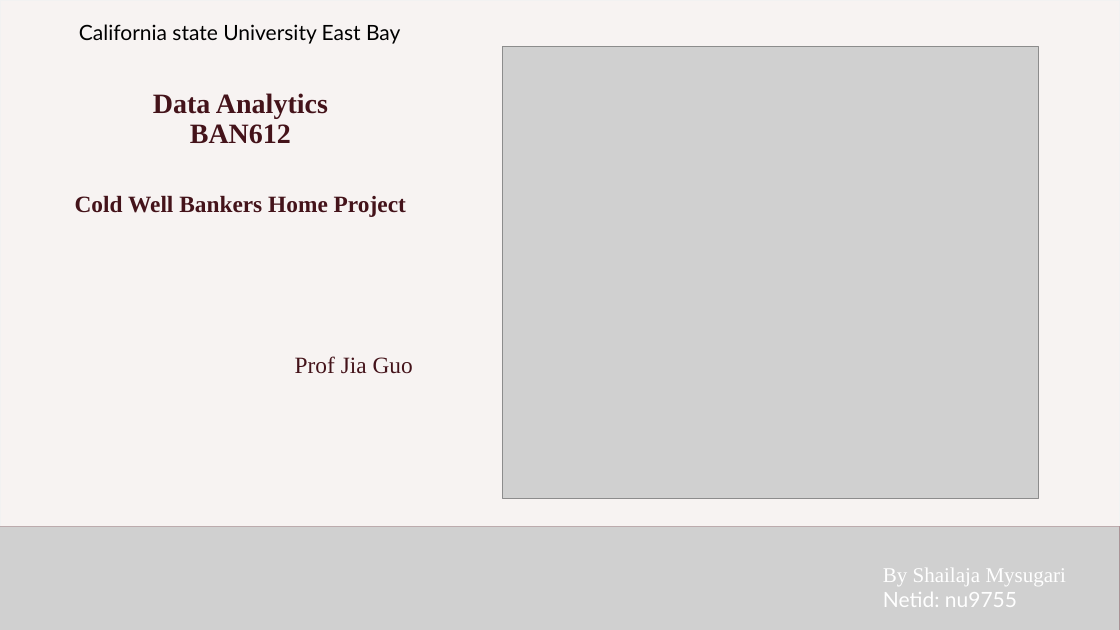
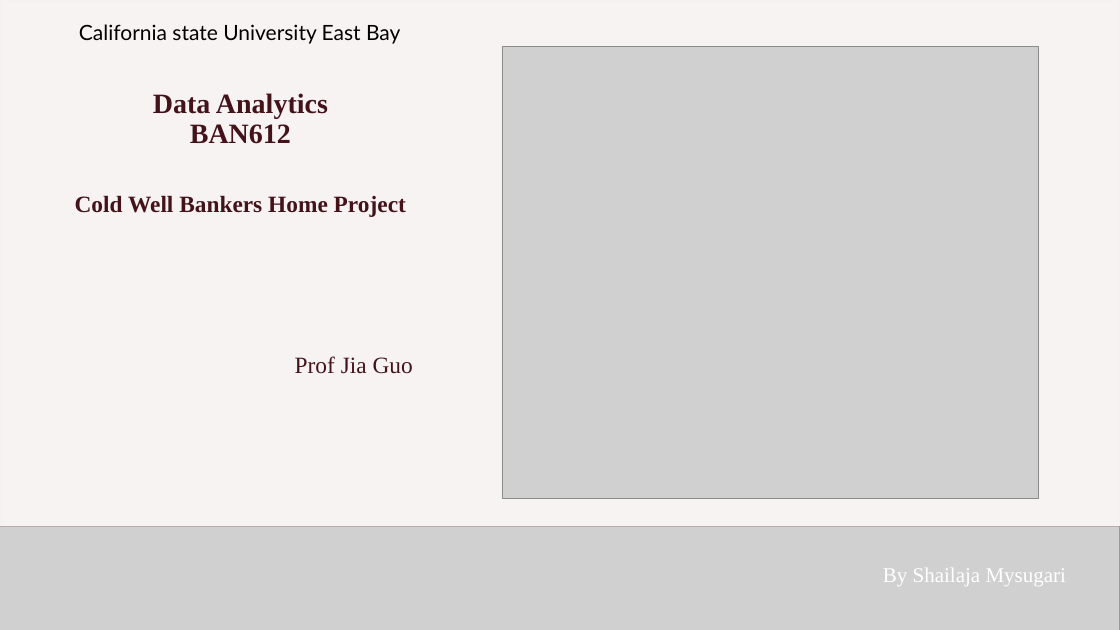
Before and after one commit to Shailajai6/SQL, a slide deck: slide 1 of Data Analytics.pptx. Drawn at 1120x630 pixels with LibreOffice and Linux fonts; fonts in the diff are those of the drawing; grey boxes stand for pictures; background and template pictures are left out. Boxes give left, top, right and bottom in pixels: in the first picture for what was removed or moved away, otherwise in the second. Text is boxed around its words. In the diff, an @@ line names an element or a change of style, - is before the commit and + after.

Commit message:
all changes

```diff
--- a/Data Analytics.pptx
+++ b/Data Analytics.pptx
@@ text at <box>883,592,1017,607</box>: paragraph removed @@
-Netid: nu9755
```
